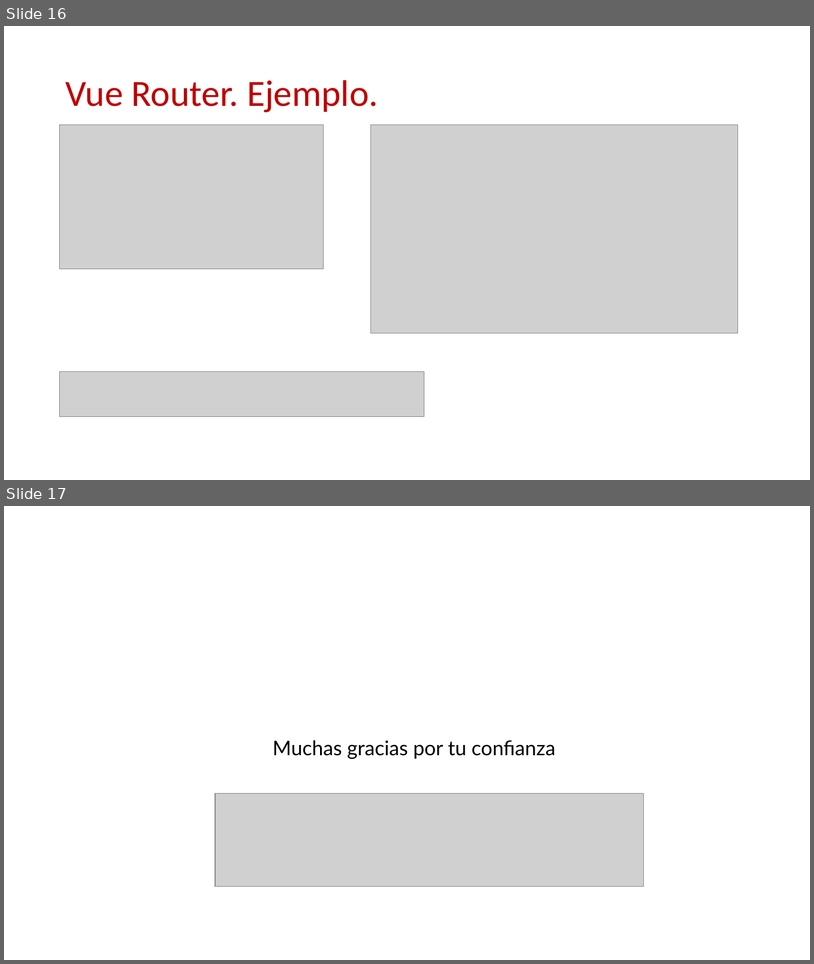
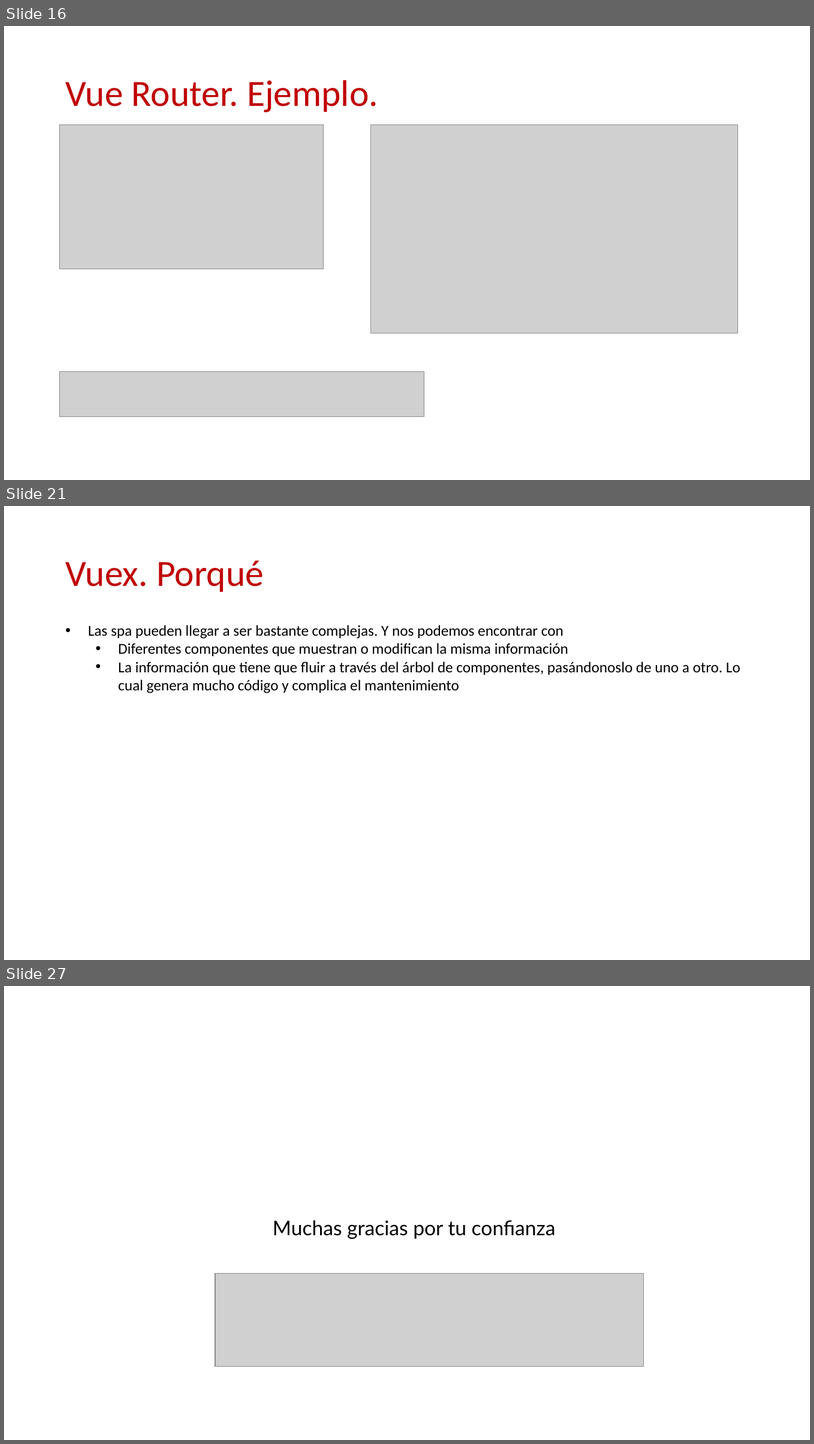
Before and after one commit to Robert-Freire/course-vue2, a slide deck: Vue.pptx. Shown one above the other, each under a label of ours: slides 16 and 17 before the commit, slides 16, 21 and 27 after it; the slides between them are not shown. The pictures are 814x964 and 814x1444 pixels, drawn with LibreOffice and Linux fonts; fonts in the diff are those of the drawing; grey boxes stand for pictures; background and template pictures are left out. Boxes give left, top, right and bottom in pixels: in the first picture for what was removed or moved away, otherwise in the second. Text is boxed around its words. In the diff, an @@ line names an element or a change of style, - is before the commit and + after.

```diff
--- a/Vue.pptx
+++ b/Vue.pptx
@@ slide 21 added at <box>4,506,810,960</box>, background #FFFFFF @@
@@ title added at <box>65,561,264,592</box>, 44 pt, text #C00000 @@
+Vuex. Porqué
@@ text added at <box>88,625,741,693</box>, 18 pt, text #000000 @@
+• Las spa pueden llegar a ser bastante complejas. Y nos podemos encontrar con
+  • Diferentes componentes que muestran o modifican la misma información
+  • La información que tiene que fluir a través del árbol de componentes, pasándonoslo de uno a otro. Lo cual genera mucho código y complica el mantenimiento
@@ what was slide 17 is now slide 27 @@
```
Also in this commit, not shown: 1 slide changed, 9 other slides added, 9 other files.
